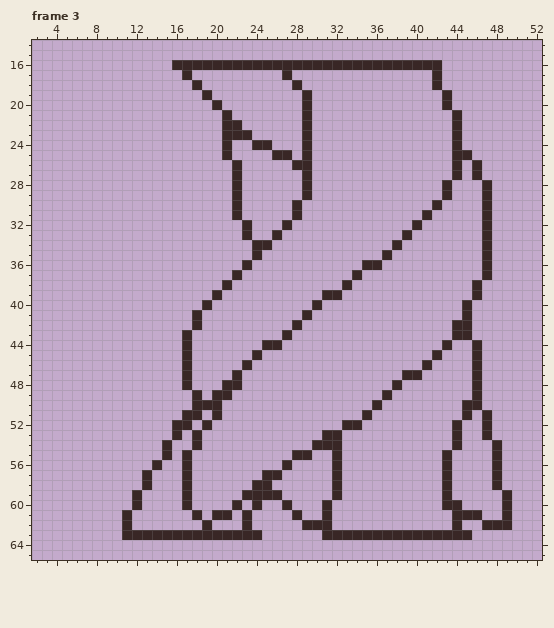
A pixel-art file gets an edit: OpenGL/Content/images/roots_0.aseprite. Above: the version before the commit.
64x80 pixels, 9 frames. Shown: frame 3: x 2..52, y 14..65. The commit also changed other frames, which this record leaves out.
The same view after the edit:
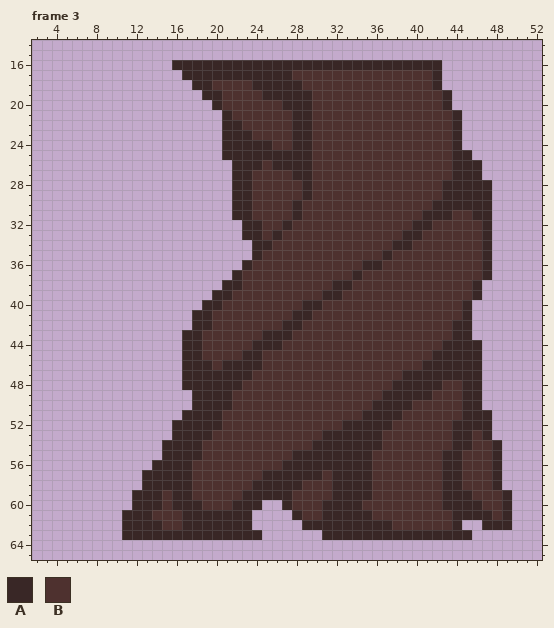
Palette (. is transparent): A #392726  B #4e312f
The commit says: Added more of the shading to the root animation.
The exact change:
Changed rows in their new state; - is an unchanged pixel.
Frame 3, layer "Layer 4":
first column x 12:
17 ------AAAAAAAAA-BBBBBBBBBBBBBB-------
18 -------ABBBBAAAA-BBBBBBBBBBBBB-------
19 --------ABBBBAAAA-BBBBBBBBBBBBB------
20 ---------BBBBBBAA-BBBBBBBBBBBBB------
21 ----------BBBBBBA-BBBBBBBBBBBBBB-----
22 -----------BBBBBA-BBBBBBBBBBBBBB-----
23 ------------BBBBA-BBBBBBBBBBBBBB-----
24 ----------AA--BBA-BBBBBBBBBBBBBB-----
25 ----------AAAA--A-BBBBBBBBBBBBBB-----
26 -----------AABAA--BBBBBBBBBBBBBB-A---
27 -----------ABBBBA-BBBBBBBBBBBBBB-A---
28 -----------ABBBBB-BBBBBBBBBBBBB-AAA--
29 -----------ABBBBB-BBBBBBBBBBBBB-AAA--
30 -----------ABBBB-BBBBBBBBBBBBB-AAAA--
31 -----------ABBBB-BBBBBBBBBBBB-AABBA--
32 ------------ABB-BBBBBBBBBBBB-ABBBBB--
33 ------------AB-BBBBBBBBBBBB-ABBBBBB--
34 --------------BBBBBBBBBBBB-ABBBBBBB--
35 -------------BBBBBBBBBBBB-BBBBBBBBB--
36 ------------BBBBBBBBBBB--BBBBBBBBBB--
37 -----------BBBBBBBBBBB-BBBBBBBBBBBB--
38 ----------ABBBBBBBBBA-BBBBBBBBBBBB---
39 ---------ABBBBBBBBB--BBBBBBBBBBBBB---
40 --------ABBBBBBBBA-BBBBBBBBBBBBBB----
41 -------ABBBBBBBBA-BBBBBBBBBBBBBBB----
42 -------ABBBBBBBA-BBBBBBBBBBBBBBB-----
43 ------ABBBBBBAA-BBBBBBBBBBBBBBBB-----
44 ------ABBBBBA--BBBBBBBBBBBBBBBB-AA---
45 ------ABBBBA-BBBBBBBBBBBBBBBBB-AAA---
46 ------AABAA-ABBBBBBBBBBBBBBBB-AAAA---
47 ------AAAA-ABBBBBBBBBBBBBBB--AAAAA---
48 ------AAA--BBBBBBBBBBBBBBB-AAAABBA---
49 -------A--BBBBBBBBBBBBBBB-AAAABBBA---
50 ---------ABBBBBBBBBBBBBB-AAABBBBB----
51 -------A-BBBBBBBBBBBBBB-AAABBBBBB-A--
52 ------A-ABBBBBBBBBBBB--AAABBBBBB-AA--
53 -----A-ABBBBBBBBBBB--AAAABBBBBBB-AB--
54 ----AA-BBBBBBBBBBB---AAAABBBBBBB-ABB-
55 ----A-ABBBBBBBBB--AA-AAABBBBBBB-ABBB-
56 ---AA-BBBBBBBBB-AAAA-AAABBBBBBB-ABBB-
57 --AAA-BBBBBBB--AAAAB-AAABBBBBBB-ABBB-
58 --AAA-BBBBBB--AAABBB-AAABBBBBBB-ABBB-
59 -AABA-BBBBB----ABBBB-AAABBBBBBB-AABBB
60 -AABA-ABBB-A----BBB-AAABBBBBBBB--AABB
61 AABBBA-A--A------BB-AAAABBBBBBBB---AB
62 AAABBAA-AAA---------AAAAAABBBBBB-----
Where, in picture pixels (left, top, right, bottom), the same in both pictures:
added: (132, 70, 502, 530)
